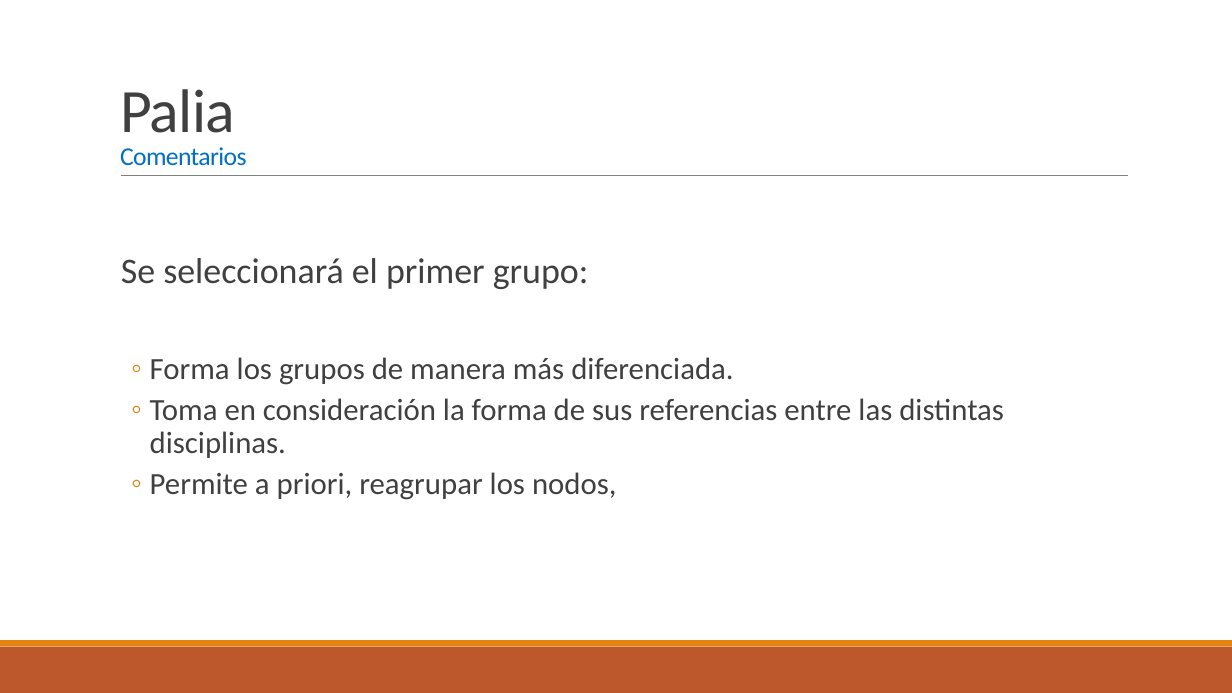
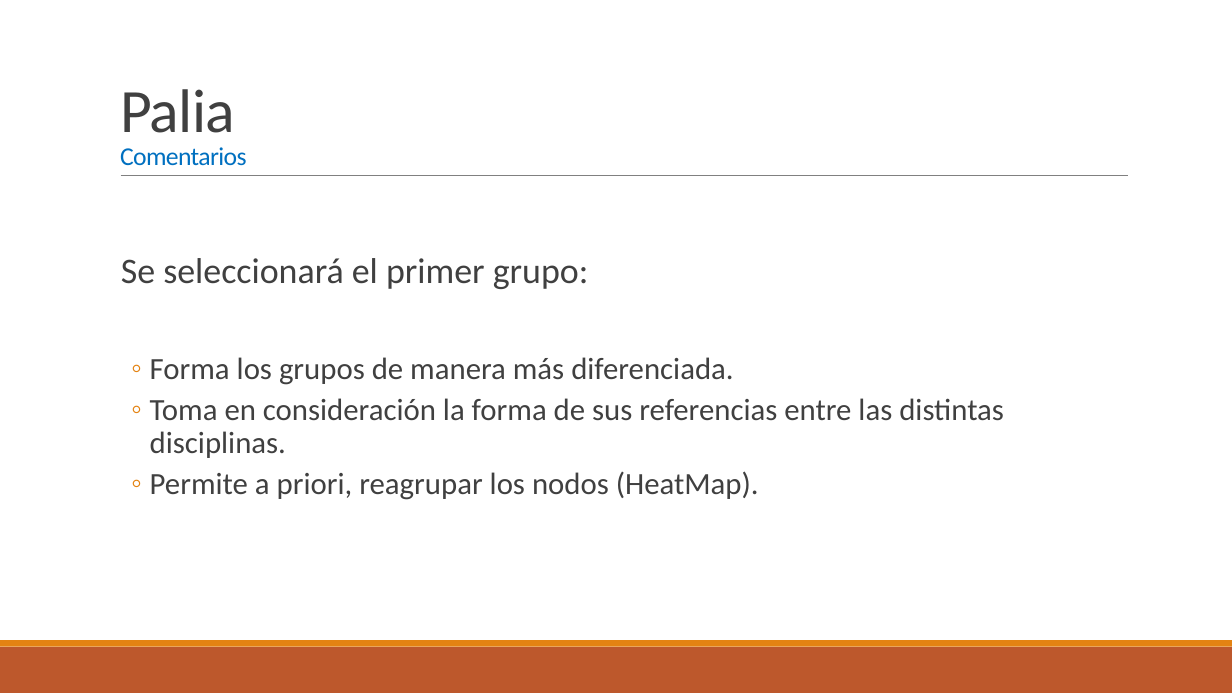
Before and after one commit to cealvarez/Repo-FONDECYT, a slide deck: slide 6 of Tesis/Nicolas/Presentación 26-07/Análisis de Datos.pptx. Drawn at 1232x693 pixels with LibreOffice and Linux fonts; fonts in the diff are those of the drawing. Boxes give left, top, right and bottom in pixels: in the first picture for what was removed or moved away, otherwise in the second. Text is boxed around its words. In the diff, an @@ line names an element or a change of style, - is before the commit and + after.

```diff
--- a/Tesis/Nicolas/Presentación 26-07/Análisis de Datos.pptx
+++ b/Tesis/Nicolas/Presentación 26-07/Análisis de Datos.pptx
@@ text at (x1=150, y1=471, x2=759, y2=500): text changed @@
-  ◦ Permite a priori, reagrupar los nodos,
+  ◦ Permite a priori, reagrupar los nodos (HeatMap).
```
Also in this commit, not shown: 1 other slide changed, 5 other files.
